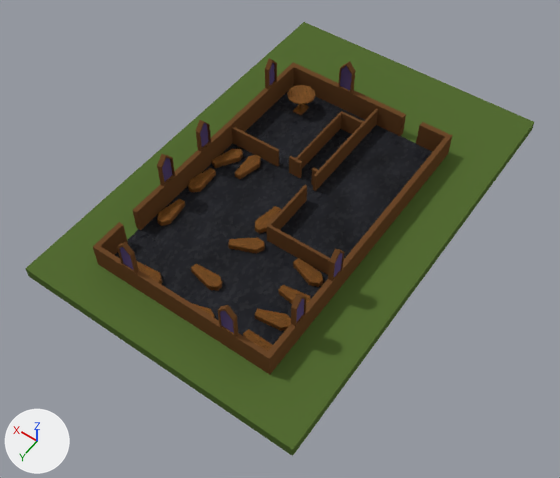
Two versions of the Blender file Blender/Vallaki/Coffin Makers Shop/CoffinMaker.blend, one commit apart.
Both versions are drawn from a 50 mm lens placed at (-7.39, 10.64, 16.48), pointed at (0.29, -0.12, -0.43). The axes (+X, +Y, +Z) are drawn at lower left. The lights are the same throughout.

Names of what the first picture shows: 'Ground F1', 'Inside Walls F1', 'Outside Walls F1'.
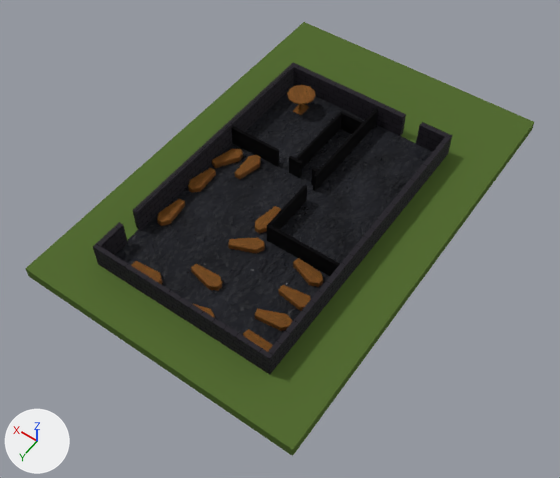
Commit message: Stone walls

Where the newer file only moved an object's origin or applied its transform, the numbers keep the older frame.

Where the change shows, as pixel boxes (x1, y1, x2, y2) in the pictures (560 x 478 px):
'Outside Walls F1', surface changed, reshaped (brown to black)
    before: (93, 58, 452, 375)
    after: (93, 62, 452, 375)
'Inside Walls F1', surface changed (brown to black)
    both: (232, 108, 378, 276)
part 1 of me_cubeziercurve, cut back
    before: (157, 58, 277, 187)
    after: (208, 88, 269, 159)
part 2 of me_cubeziercurve, deleted
    before: (218, 294, 307, 337)
part 3 of me_cubeziercurve, cut back
    before: (328, 226, 377, 286)
    after: (338, 226, 377, 286)
part 4 of me_cubeziercurve, deleted
    before: (117, 242, 138, 273)
part 5 of me_cubeziercurve, deleted
    before: (338, 61, 355, 93)

The change, as a list of edits to the scene's bpy script:
```text
Change mat_wall:
    remove # nodes: BsdfDiffuse, OutputMaterial
    remove # colours: brown #6a472a
    nodes: BrightContrast, BsdfPrincipled, Bump, Invert, Mapping, Mix x6, OutputMaterial, TexBrick, TexCoord, TexNoise x2, ValToRGB x6
    colours: black #000000, white #ffffff, light grey #c3c3c3, grey #837c8c
Change me_cubeziercurve:
    used by ob_outside_walls_f1; location = (0.4, 0.0, 0.0); scale = (1.03, 1.03, 1.03)
    remove me_cubeziercurve.from_pydata(...)  # 464 vertices, 460 faces; spans x -2.41..3.0, y -5.14..3.5, z 0.0..1.7
    add me_cubeziercurve.from_pydata(...)  # 224 vertices, 220 faces; spans x -2.41..3.0, y -5.14..3.5, z 0.0..0.74
    me_cubeziercurve part 1: 4 vertices moved from x 2.86..3.0, y -2.79..-2.69, z 0.0..0.73 to x 2.86..3.0, y -1.95..-1.94, z 0.0..0.73; 90 vertices removed from x 2.86..3.0, y -4.11..0.96, z 0.77..1.7
    me_cubeziercurve part 2: 60 vertices removed from x -2.4..-0.98, y 2.08..3.5, z 0.78..1.7
    me_cubeziercurve part 3: 4 vertices moved from x -2.41..-2.26, y -0.2..-0.16, z 0.0..0.74 to x -2.4..-2.26, y 0.34..0.35, z 0.0..0.74; 30 vertices removed from x -2.4..-2.26, y 0.51..0.93, z 0.78..1.7
    me_cubeziercurve part 4: 30 vertices removed from x 1.59..2.02, y 3.37..3.5, z 0.78..1.7
    me_cubeziercurve part 5: 30 vertices removed from x 0.83..1.26, y -5.14..-4.97, z 0.77..1.7
    remove me_cubeziercurve.materials.append(mat_window)  # dark purple #5e4c7b
```
